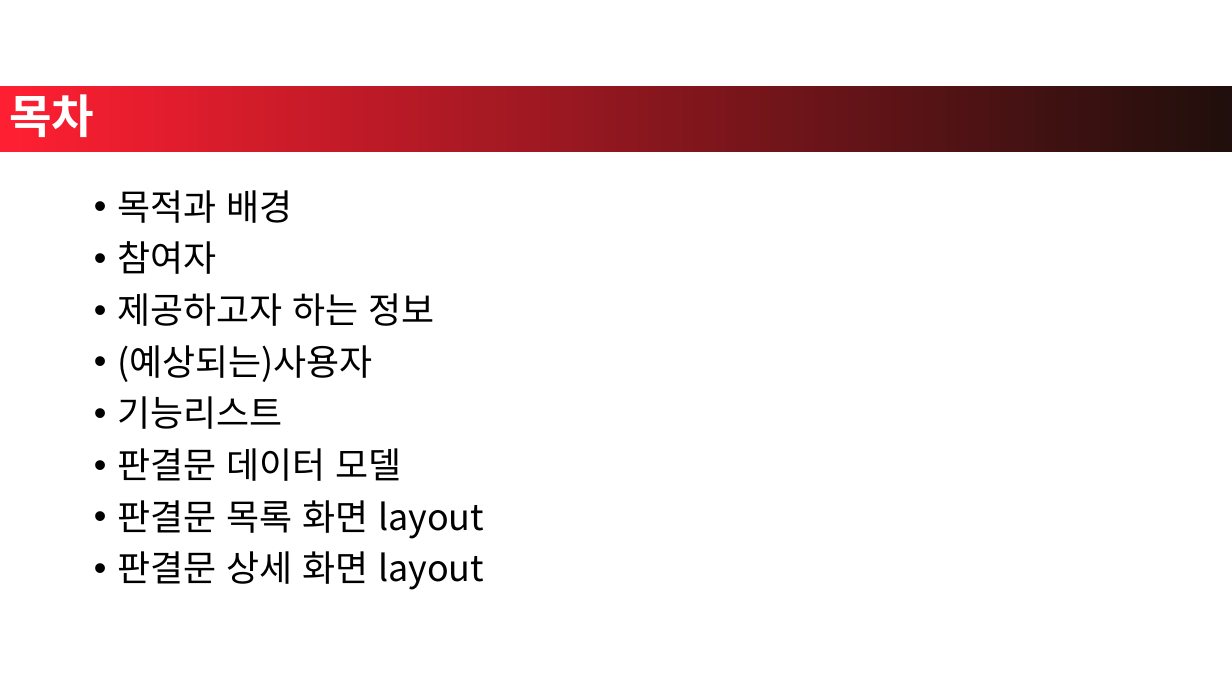
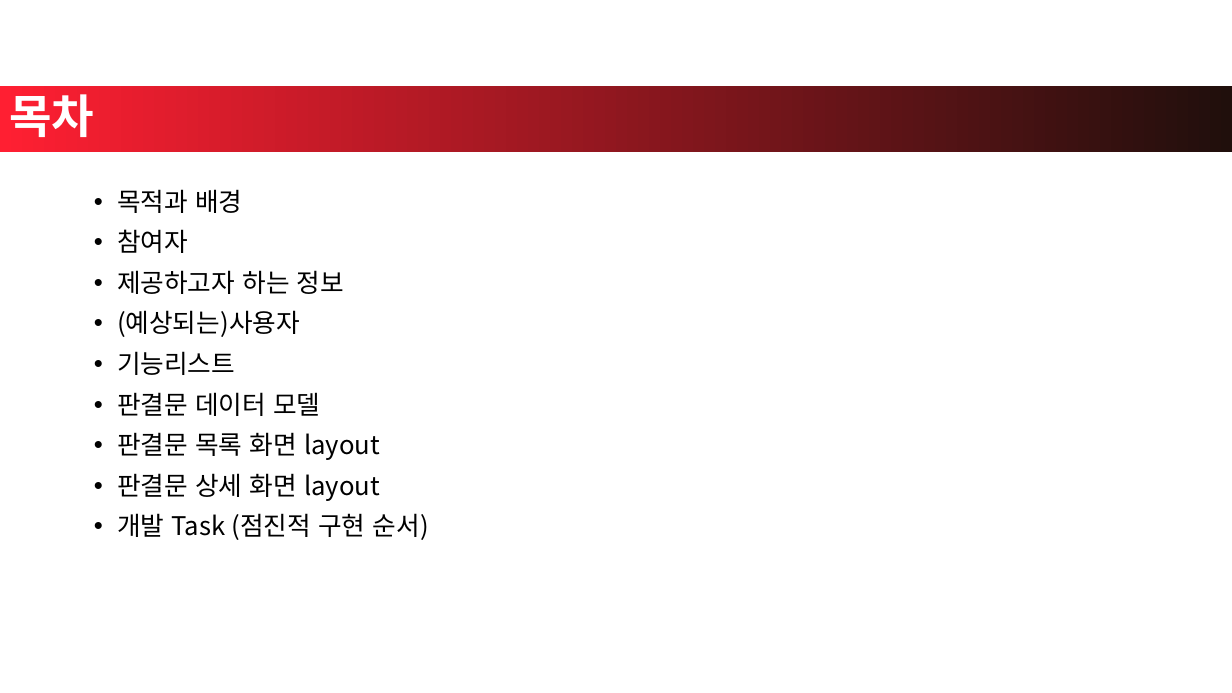
Before and after one commit to achimkoh/sanjae.crawler, a slide deck: slide 3 of Documents/c4k_query_ID_sentences.pptx. Drawn at 1232x693 pixels with LibreOffice and Linux fonts; fonts in the diff are those of the drawing; background and template pictures are left out. Boxes give left, top, right and bottom in pixels: in the first picture for what was removed or moved away, otherwise in the second. Text is boxed around its words. In the diff, an @@ line names an element or a change of style, - is before the commit and + after.

Commit message:
변수명 수정/ 기획 보완/ (일부)기능 리스트 추가

```diff
--- a/Documents/c4k_query_ID_sentences.pptx
+++ b/Documents/c4k_query_ID_sentences.pptx
@@ text at box(117, 189, 380, 501): size 28 to 20 pt in "목적과 배경", "참여자", "제공하고자 하는 정보", "(예상되는)사용자" and 4 more places @@
@@ text at box(117, 513, 429, 540): paragraph added @@
+• 개발 Task (점진적 구현 순서)
```
Also in this commit, not shown: 5 other slides changed, 1 slide added.
